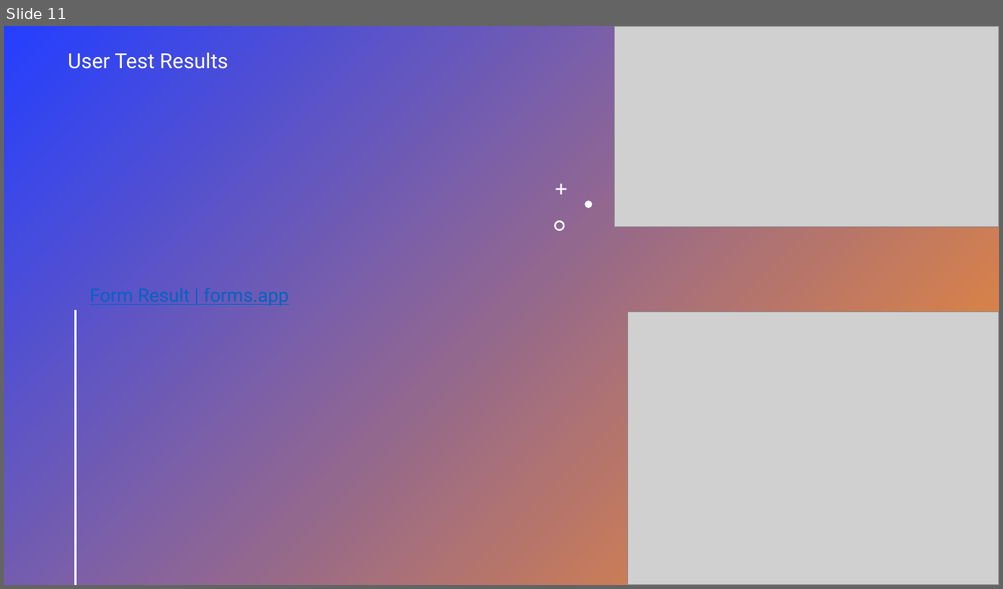
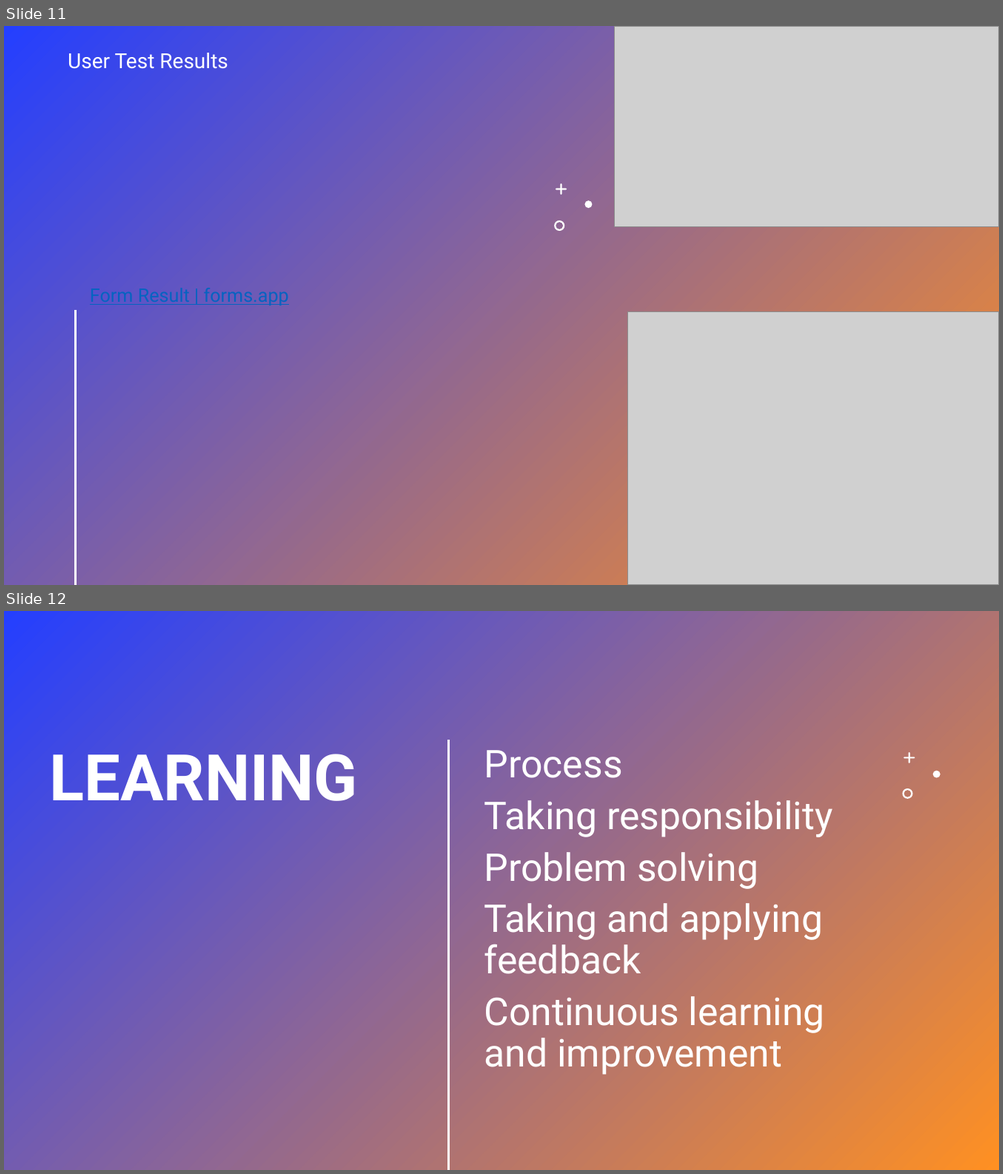
Before and after one commit to LokeshAgnihotri/Project_2023, a slide deck: Deliverables/Pronunciation_Trainer.pptx. Shown one above the other, each under a label of ours: slide 11 before the commit, slides 11 and 12 after it. The pictures are 1003x589 and 1003x1174 pixels, drawn with LibreOffice and Linux fonts; fonts in the diff are those of the drawing; grey boxes stand for pictures; background and template pictures are left out; a plain dark background stands for a picture behind light text. Boxes give left, top, right and bottom in pixels: in the first picture for what was removed or moved away, otherwise in the second. Text is boxed around its words. In the diff, an @@ line names an element or a change of style, - is before the commit and + after.

```diff
--- a/Deliverables/Pronunciation_Trainer.pptx
+++ b/Deliverables/Pronunciation_Trainer.pptx
@@ slide 12 added at (4, 611, 999, 1170), background picture (left out); not listed: 1 template element that a slide beside it also shows @@
@@ rectangle added at (4, 611, 999, 1170), fill #FFFFFF @@
@@ rectangle added at (4, 611, 999, 1170), fill gradient #243FFF to #FF9022 @@
@@ line added from (449, 741) to (449, 1170), #FFFFFF 2 pt @@
@@ title added at (50, 754, 358, 801), 62 pt, text #FFFFFF, bold @@
+LEARNING
@@ subtitle added at (484, 750, 833, 1075), 37 pt, text #FFFFFF @@
+Process
+Taking responsibility
+Problem solving
+Taking and applying feedback
+Continuous learning and improvement
@@ freeform shape added at (904, 752, 915, 763), fill #FFFFFF @@
@@ freeform shape added at (933, 771, 940, 778), fill #FFFFFF @@
@@ freeform shape added at (902, 789, 913, 799), fill #FFFFFF @@
```
Also in this commit, not shown: 2 slides changed.
